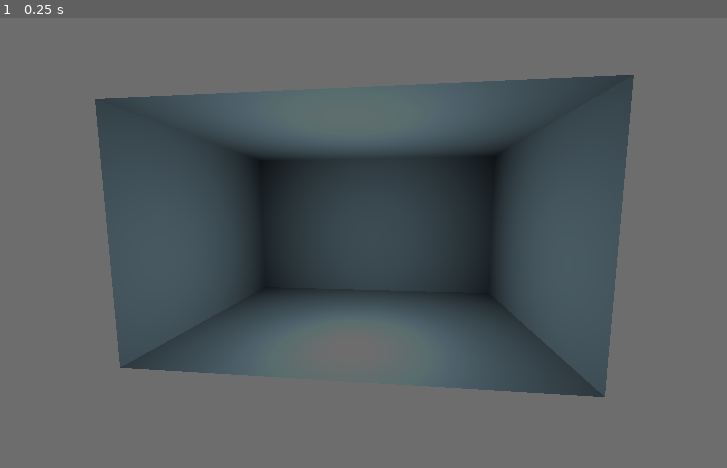
Above: before the commit, frame 1.
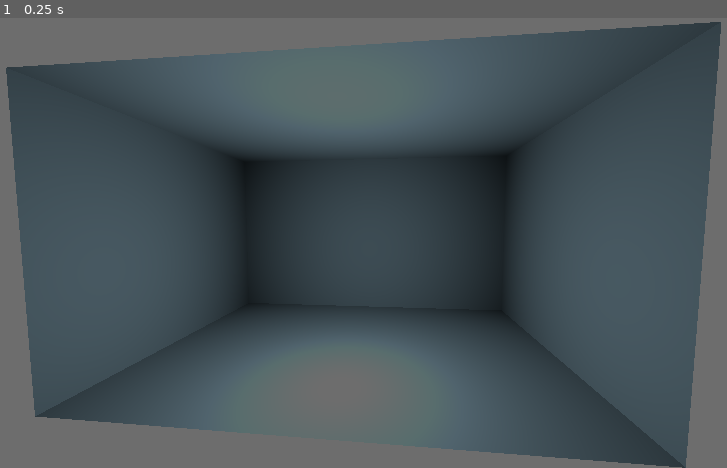
Above: after the commit, the same moment.

Repository: JarWarren/Boids
Game: Godot game, scene res://3D/Scene3D.tscn
The game is run twice, just before and just after one commit, with the same random seed, the same clock (stepped at 60 frames per second) and the same inputs. This scene is started directly instead of the project's main scene.
Inputs:
- Up to frame 1 (0.25 s): no input

The runs differ from the first frame. In frame 1, 33% of the frame differs, in the area x 0-100%, y 0-100%.

Commit message:
move camera closer

Diff:
--- a/3D/Scene3D.tscn
+++ b/3D/Scene3D.tscn
@@ -16,7 +16,7 @@
 script = ExtResource( "1_amch6" )
 
 [node name="Camera3D" type="Camera3D" parent="."]
-transform = Transform3D(0.994522, -0.0109262, 0.103956, 0, 0.994522, 0.104528, -0.104528, -0.103956, 0.989074, 16, 16, 96)
+transform = Transform3D(0.994522, -0.00729154, 0.104274, -2.32831e-10, 0.997564, 0.0697565, -0.104528, -0.0693743, 0.992099, 16, 14, 76)
 current = true
 
 [node name="MeshInstance3D" type="MeshInstance3D" parent="."]
Binary file changed: icon.png
Not shown, changed: icon.png.import
